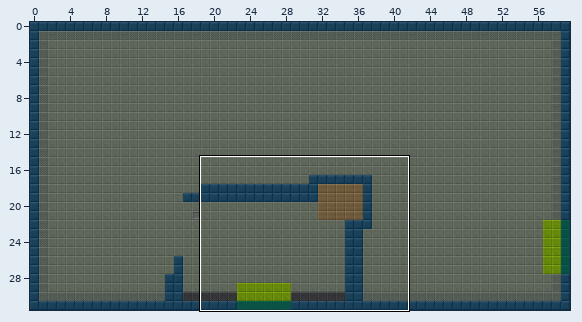
Level history. Tiled map: public/maps/campaign_01_room_003.tmx. The first picture is a wide view before the edit; the outline marks the close-up.
Close-up. As it was:
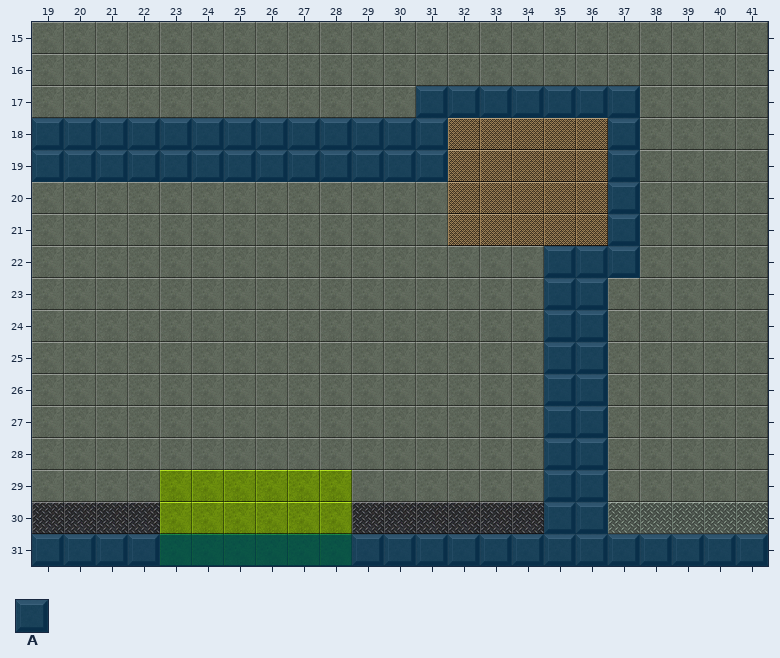
Cells are 32x32 px. Shown: x 19..41, y 15..31. The commit also changed other parts of the map, which this record leaves out.
Key: from "collision_tiles": A 0.
_ is an empty cell.
Layers that did not change in this view are not listed.
Layer "collision" before, first column x 19:
15 _______________________
16 _______________________
17 ____________AAAAAAA____
18 AAAAAAAAAAAAA_____A____
19 AAAAAAAAAAAAA_____A____
20 __________________A____
21 __________________A____
22 ________________AAA____
23 ________________AA_____
24 ________________AA_____
25 ________________AA_____
26 ________________AA_____
27 ________________AA_____
28 ________________AA_____
29 ________________AA_____
30 ________________AA_____
31 AAAAAAAAAAAAAAAAAAAAAAA
The same view after the edit:
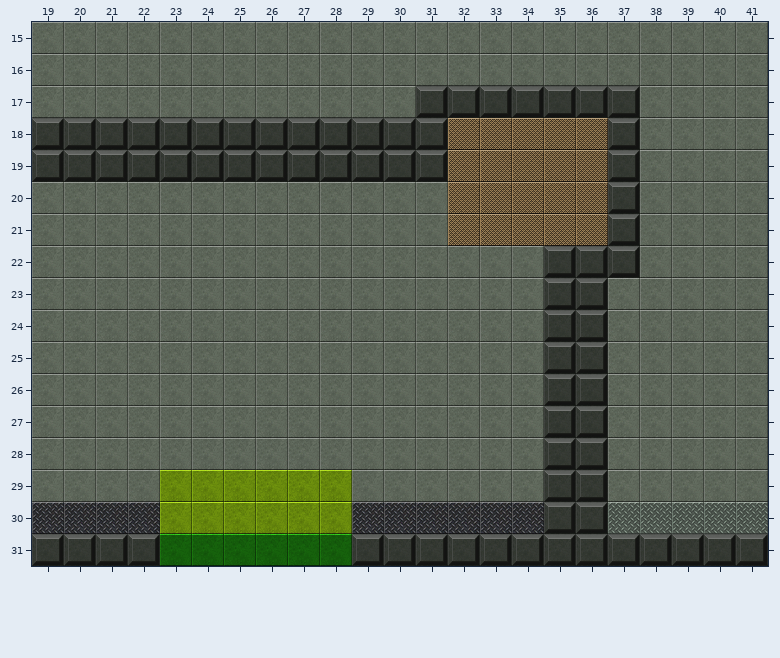
See-through tiles are keyed as they look on the map.
Change:
Layer "collision" (now hidden):
y 17: x 31..37 AAAAAAA -> _______
y 18..19: x 19..31 AAAAAAAAAAAAA -> _____________; x 37 A -> _
y 20..21: x 37 A -> _
y 22: x 35..37 AAA -> ___
y 23..30: x 35..36 AA -> __
y 31: x 19..41 AAAAAAAAAAAAAAAAAAAAAAA -> _______________________
Boxes around the changes in both close-ups, in picture pixels (x1, y1, x2, y2):
removed: (32, 86, 768, 566)
